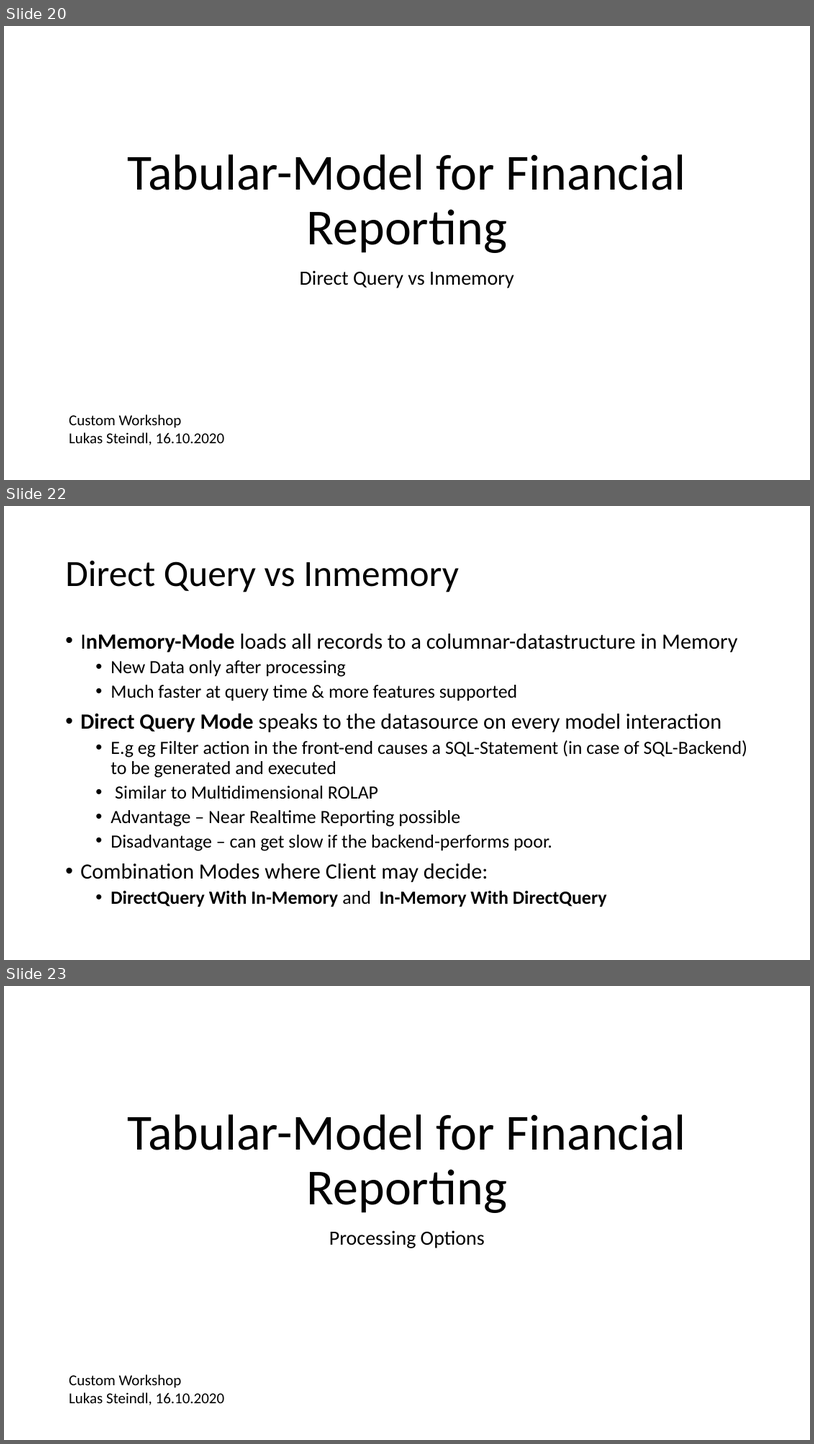
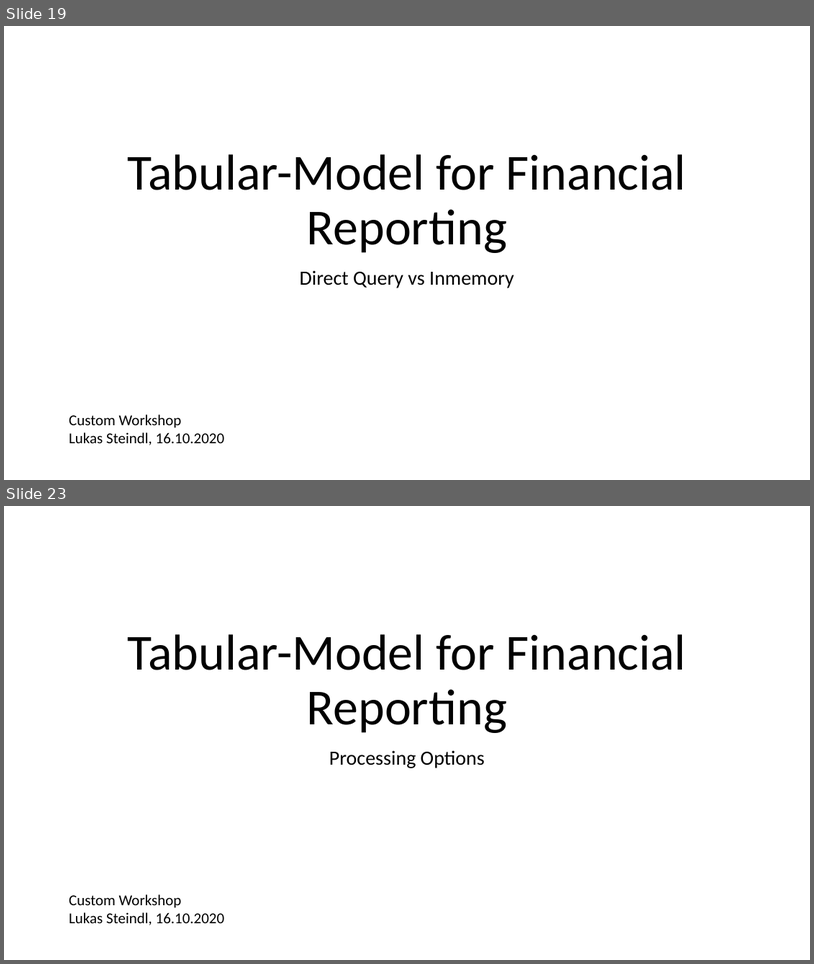
Before and after one commit to LukasSteindl/tabularmodelforfinance, a slide deck: Slides.pptx. Shown one above the other, each under a label of ours: slides 20, 22 and 23 before the commit, slides 19 and 23 after it; the slides between them are not shown. The pictures are 814x1444 and 814x964 pixels, drawn with LibreOffice and Linux fonts; fonts in the diff are those of the drawing. Boxes give left, top, right and bottom in pixels: in the first picture for what was removed or moved away, otherwise in the second. Text is boxed around its words. In the diff, an @@ line names an element or a change of style, - is before the commit and + after.

```diff
--- a/Slides.pptx
+++ b/Slides.pptx
@@ slide 22 removed at [4, 506, 810, 960], background #FFFFFF @@
@@ title removed at [65, 560, 459, 592] @@
-Direct Query vs Inmemory
@@ text removed at [80, 633, 748, 906] @@
-• InMemory-Mode loads all records to a columnar-datastructure in Memory
-  • New Data only after processing
-  • Much faster at query time & more features supported
-• Direct Query Mode speaks to the datasource on every model interaction
-  • E.g eg Filter action in the front-end causes a SQL-Statement (in case of SQL-Backend) to be generated and executed
-  • Similar to Multidimensional ROLAP
-  • Advantage – Near Realtime Reporting possible
-  • Disadvantage – can get slow if the backend-performs poor.
-• Combination Modes where Client may decide:
-  • DirectQuery With In-Memory and In-Memory With DirectQuery
@@ what was slide 20 is now slide 19 @@
```
Also in this commit, not shown: 6 slides changed, 3 slides added, 2 other slides removed.
